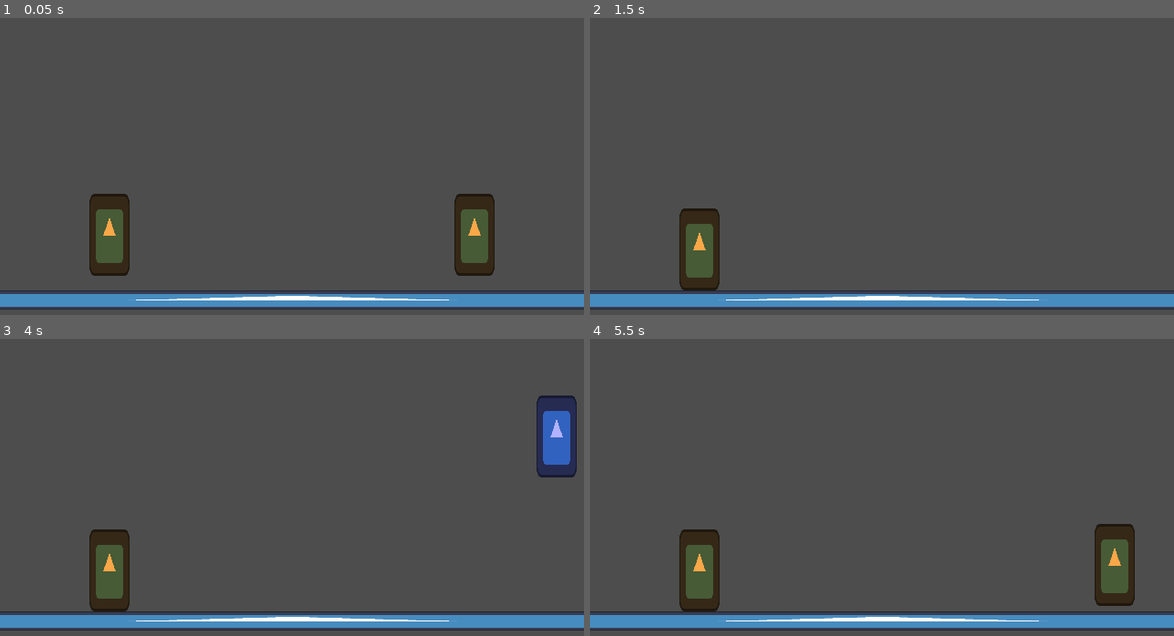
Above: before the commit, frames 1-4 (two rows, left to right).
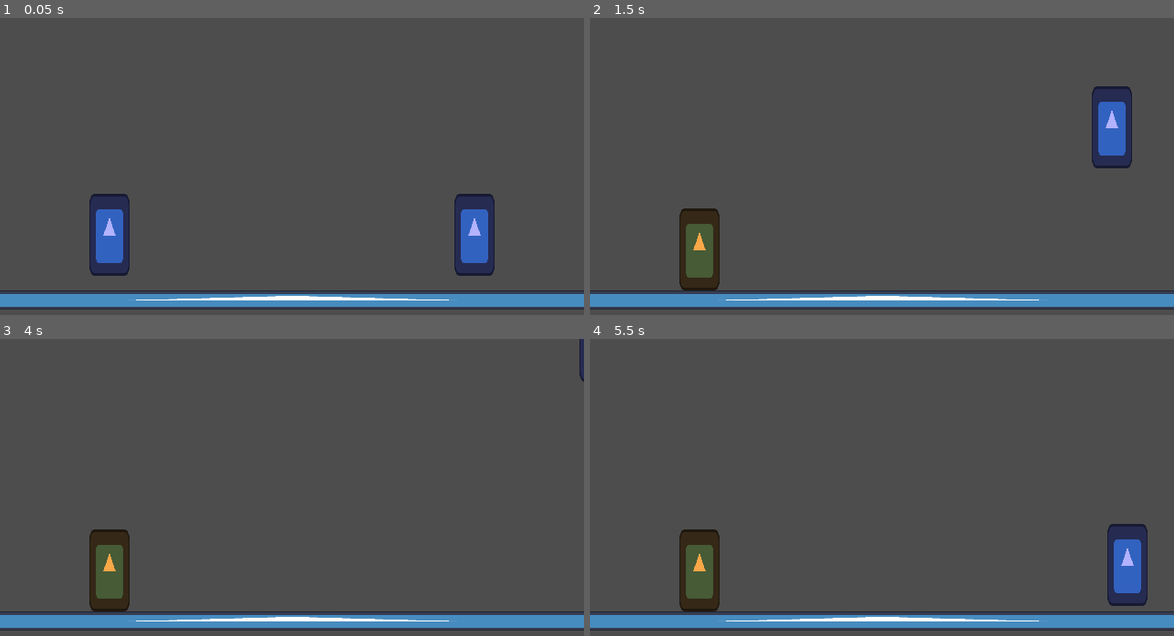
Above: after the commit, the same moments.

Repository: lucasmcclean/project-foxtrot-black-trigger-watchtower-omega
Game: Godot game, scene res://main.tscn
Same seed, same stepped clock (60 frames per second), same inputs: the game is played once before the commit and once after it. The engine's default icon, where the game draws it, is replaced by a stand-in: a white triangle on a blue panel in a dark square.
Inputs:
- Up to frame 1 (0.05 s): no input
- Up to frame 2 (1.5 s): tap Enter at 0.5 s; hold D (move_right) 0.53-1.28 s; tap Space (flash_step) at 0.6 s; tap W (jump) at 0.77, 0.8, 1.07, 1.35 s; hold Insert (move_down) from 1.28 s (still down)
- Up to frame 3 (4 s): tap W (jump) at 1.52, 1.82, 2.3, 3.02, 3.32, 3.77, 3.8 s; tap Space (flash_step) at 1.55, 2.1, 3.05, 3.5 s; release Insert (move_down) at 2.03 s; hold D (move_right) 2.03-2.78 s; hold Page Up (move_up) 2.78-3.53 s; tap E (kick) at 2.85 s; hold A (move_left) from 3.53 s (still down); tap Q (punch) at 3.6 s
- Up to frame 4 (5.5 s): tap W (jump) at 4.07, 4.52, 4.82, 5.1 s; tap Space (flash_step) at 4.35 s; release A (move_left) at 5.03 s; hold Insert (move_down) from 5.03 s (still down)

The runs differ from the first frame. In frame 1, 3.7% of the frame differs, in the area x 15-85%, y 59-87%; in frame 2, 1.9%; in frame 3, 2.0%; in frame 4, 2.3%.

Commit message:
fixed jumping and flashstep

Diff:
--- a/project-foxtrot-black-trigger-watchtower-omega/player/controller/local_controller.gd
+++ b/project-foxtrot-black-trigger-watchtower-omega/player/controller/local_controller.gd
@@ -16,7 +16,3 @@
 	player.input.punch = Input.is_action_just_pressed("punch")
 	player.input.kick = Input.is_action_just_pressed("kick")
 	player.input.flash_step = Input.is_action_just_pressed("flash_step")
-
-
-	if(player.input.jump):
-		print("Jumping in controller")
--- a/project-foxtrot-black-trigger-watchtower-omega/player/player.gd
+++ b/project-foxtrot-black-trigger-watchtower-omega/player/player.gd
@@ -11,8 +11,7 @@
 var h_speed: float = 300.0
 var v_speed: float = 3000.0
 var jump_impulse: float = 1500.0
-var flash_distance: float = 500.0
-var flash_impulse: float = 10000.0
+var flash_impulse: float = 4000.0
 var flash_cooldown: float = 3.0
 var can_flash: bool = true
 
@@ -92,9 +91,15 @@
 
 
 func handle_flash_step() -> void:
+	if(input.move.x == 0):
+		return
 	h_speed = 30000.0
 	can_flash = false
-	velocity.x += flash_impulse
+	if(input.move.x > 0):
+		velocity.x -= flash_impulse
+	else:
+		velocity.x +=  flash_impulse
+		velocity.x += flash_impulse
 	state_machine.change_state(move_state)
 	await get_tree().create_timer(flash_cooldown).timeout
 	can_flash = true
--- a/project-foxtrot-black-trigger-watchtower-omega/player/player.tscn
+++ b/project-foxtrot-black-trigger-watchtower-omega/player/player.tscn
@@ -66,12 +66,12 @@
 [node name="GroundCasts" type="Node2D" parent="."]
 
 [node name="Left" type="RayCast2D" parent="GroundCasts"]
-position = Vector2(-30, 60)
-target_position = Vector2(-1, 79)
+position = Vector2(-30, 60.275)
+target_position = Vector2(-1, 9.725)
 
 [node name="Right" type="RayCast2D" parent="GroundCasts"]
-position = Vector2(30, 60)
-target_position = Vector2(-1, 80)
+position = Vector2(30, 60.275)
+target_position = Vector2(0, 9.724995)
 
 [node name="PunchHitbox" type="Area2D" parent="."]
 script = ExtResource("8_rgyib")
--- a/project-foxtrot-black-trigger-watchtower-omega/player/states/idle.gd
+++ b/project-foxtrot-black-trigger-watchtower-omega/player/states/idle.gd
@@ -14,8 +14,8 @@
 
 func physics_update(delta: float) -> void:
 	if player.input.jump and player.is_grounded():
+		print("Jumping")
 		state_machine.change_state(jump_state)
-
 
 	player.velocity.y += player.gravity*delta
 	player.move_and_slide()
--- a/project-foxtrot-black-trigger-watchtower-omega/player/states/jump.gd
+++ b/project-foxtrot-black-trigger-watchtower-omega/player/states/jump.gd
@@ -4,15 +4,18 @@
 @export var idle_state: State
 @export var move_state: State
 
-var just_jumped: bool = true
+var just_jumped: bool = false
 
 
 func enter() -> void:
 	player.get_node("Sprite2D").modulate = Color(0.0, 0.848, 0.779, 1.0) # Light blue tint for falling
-	just_jumped = true
-	super()
-	player.velocity.y -= player.jump_impulse
-	just_jumped_timer()
+
+	if(!just_jumped):
+		super()
+		just_jumped = true
+		player.velocity.y -= player.jump_impulse
+		just_jumped_timer()
+
 
 
 func physics_update(delta: float) -> void:
@@ -37,5 +40,5 @@
 
 #TODO make sure this works and isn't buggy
 func just_jumped_timer() -> void:
-	await get_tree().create_timer(.01).timeout
+	await get_tree().create_timer(0.5).timeout
 	just_jumped = false
